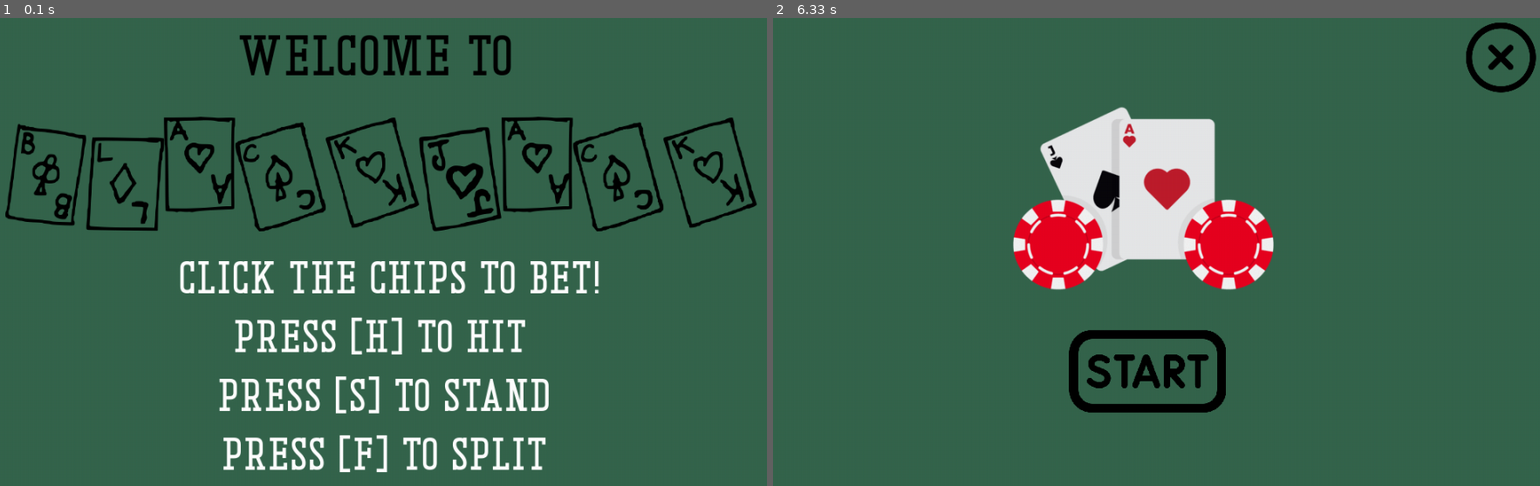
Above: before the commit, frames 1-2 (left to right).
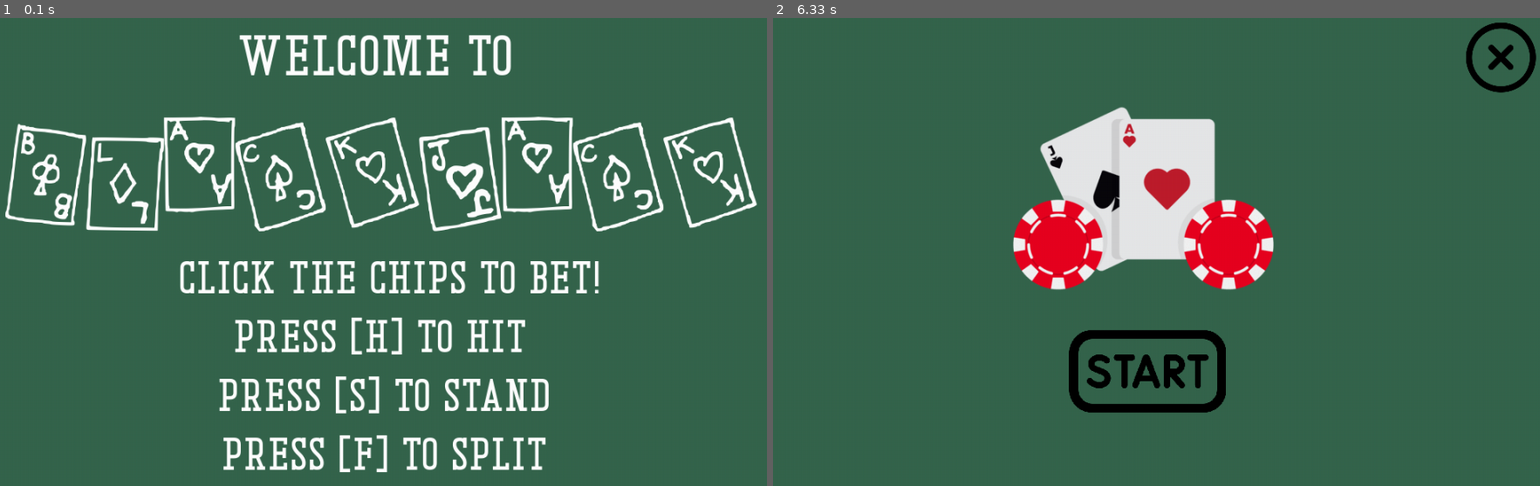
Above: after the commit, the same moments.

Repository: gracestalker/pygame_2_cards
Game: pygame game, started from game.py
Same seed, same stepped clock (60 frames per second), same inputs: the game is played once before the commit and once after it.
Inputs:
- Up to frame 1 (0.1 s): no input
- Up to frame 2 (6.33 s): no input

The runs differ from the first frame. In frame 1, 7.3% of the frame differs, in the area x 0-99%, y 3-46%; in frame 2, nothing differs.

Commit message:
adding comments, changing font colors

Diff:
--- a/game.py
+++ b/game.py
@@ -1,8 +1,12 @@
 import pygame
 import os
+# contains logic for calculating and dealing hands
 import hands
+# contains logic for the titlescreen and instructions
 from titlescreen import title_screen
+# contains logic for betting
 import betting
+# contains music/sound effects for game
 import sounds
 
 
@@ -18,6 +22,7 @@
 card_images = {}
 suits = ['clubs', 'diamonds', 'hearts', 'spades']
 values = ['2', '3', '4', '5', '6', '7', '8', '9', '10', 'A', 'J', 'Q', 'K']
+
 
 # loop for images instead of creating each individual card variable
 for suit in suits:
@@ -29,9 +34,9 @@
         else:
             print(f"Missing image: {image_path}")
 
+
 # define card values to determine score during game
 card_values = {'2': 2, '3': 3, '4': 4, '5': 5, '6': 6, '7': 7, '8': 8, '9': 9, '10': 10, 'A': 11, 'J': 10, 'Q': 10, 'K': 10}
-
 
 
 def main_game(screen, state):
@@ -97,7 +102,7 @@
             if split_mode:
 
                 num_hands = len(split_hands)
-                hand_width = 300
+                hand_width = 350
                 base_offset = -200
                 spacing = (width - (num_hands * hand_width)) // (num_hands + 1)
 
@@ -107,7 +112,7 @@
                     color = (0,255,0) if idx == current_hand_index else (255, 255, 255)
 
                     # draw a rectangle around the active hand
-                    rect = pygame.Rect(x_offset - 15, y_offset - 20, hand_width, 140)
+                    rect = pygame.Rect(x_offset + 250, y_offset - 20, hand_width, 140)
                     pygame.draw.rect(screen, color, rect, border_radius = 15, width = 3)
                     hands.display_hand(screen, split_hand, x_offset, y_offset, card_images, card_back)
 
--- a/titlescreen.py
+++ b/titlescreen.py
@@ -14,8 +14,8 @@
     font3 = pygame.font.Font(info_f, 75)
 
 
-    welcome = font3.render("Welcome to", True, black)
-    blj = font1.render("BLACKJACK", True, black)
+    welcome = font3.render("Welcome to", True, white)
+    blj = font1.render("BLACKJACK", True, white)
     b_inst = font2.render("Click the Chips to Bet!", True, white)
     h_inst = font2.render("Press [H] to Hit", True, white)
     s_inst = font2.render("Press [S] to Stand", True, white)
